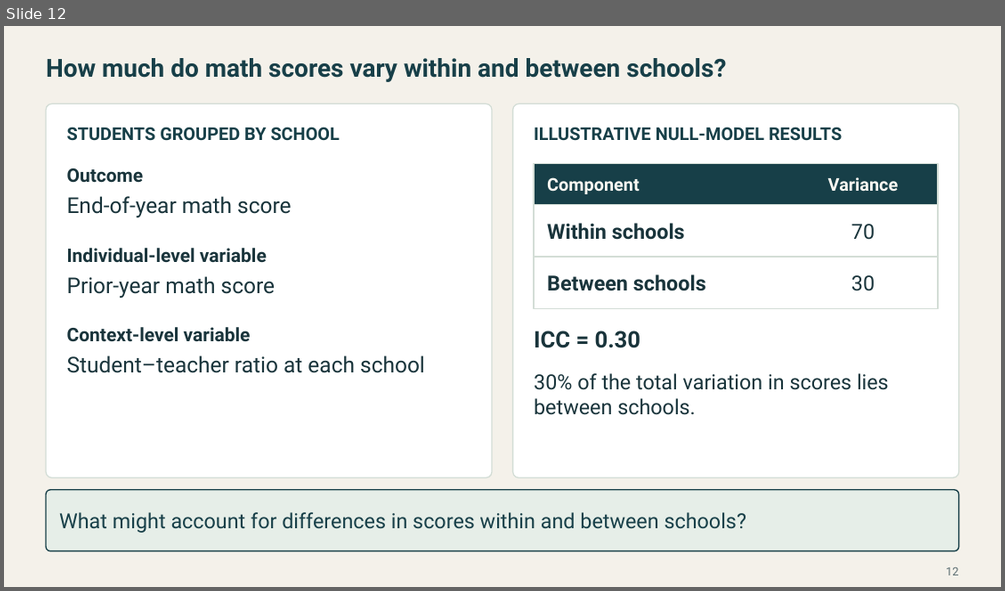
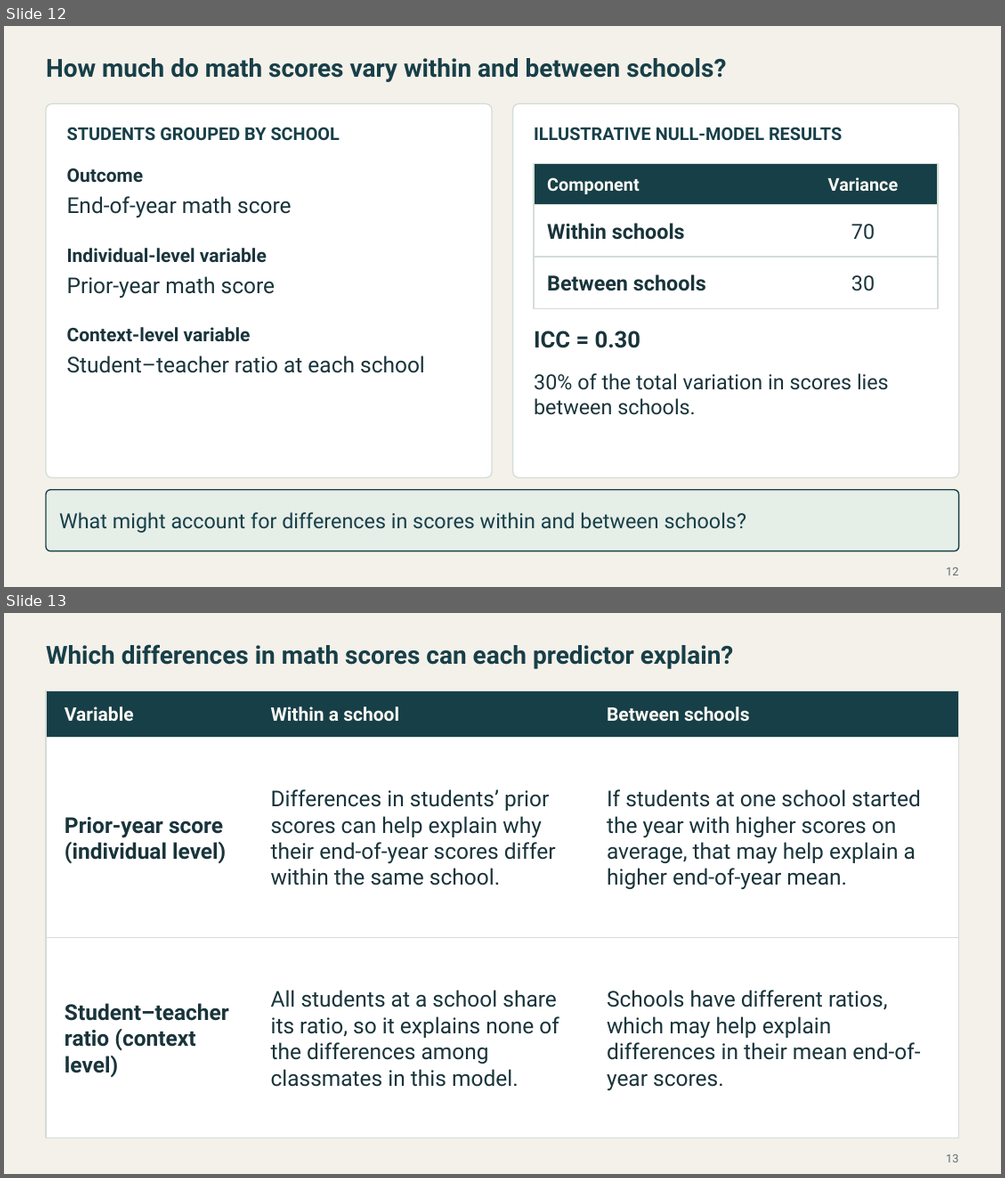
Before and after one commit to Postmus/BeyondMLR, a slide deck: lectures_2627/week3/Beyond_MLR_Week_3.pptx. Shown one above the other, each under a label of ours: slide 12 before the commit, slides 12 and 13 after it. The pictures are 1005x591 and 1005x1178 pixels, drawn with LibreOffice and Linux fonts; fonts in the diff are those of the drawing. Boxes give left, top, right and bottom in pixels: in the first picture for what was removed or moved away, otherwise in the second. Text is boxed around its words. In the diff, an @@ line names an element or a change of style, - is before the commit and + after.

```diff
--- a/lectures_2627/week3/Beyond_MLR_Week_3.pptx
+++ b/lectures_2627/week3/Beyond_MLR_Week_3.pptx
@@ slide 13 added at <box>4,613,1001,1174</box>, background #F4F1EA @@
@@ text added at <box>46,644,734,669</box>, 24 pt, text #173F48, bold @@
+Which differences in math scores can each predictor explain?
@@ rectangle added at <box>46,690,959,737</box>, fill #173F48, outline #D3DDD6 1.1 pt @@
@@ text added at <box>65,706,134,721</box>, 18 pt, text #FAF8F2, bold @@
+Variable
@@ text added at <box>271,706,399,721</box>, 18 pt, text #FAF8F2, bold @@
+Within a school
@@ text added at <box>607,706,750,722</box>, 18 pt, text #FAF8F2, bold @@
+Between schools
@@ rectangle added at <box>46,737,959,938</box>, fill #FFFFFF, outline #D3DDD6 1.1 pt @@
@@ text added at <box>271,789,556,885</box>, 21 pt, text #19343B @@
+Differences in students’ prior scores can help explain why their end-of-year scores differ within the same school.
@@ text added at <box>607,789,921,890</box>, 21 pt, text #19343B @@
+If students at one school started the year with higher scores on average, that may help explain a higher end-of-year mean.
@@ text added at <box>65,817,226,863</box>, 21 pt, text #19343B, bold @@
+Prior-year score (individual level)
@@ rectangle added at <box>46,938,959,1138</box>, fill #FFFFFF, outline #D3DDD6 1.1 pt @@
@@ text added at <box>65,1003,229,1077</box>, 21 pt, text #19343B, bold @@
+Student–teacher ratio (context level)
@@ text added at <box>271,989,558,1086</box>, 21 pt, text #19343B @@
+All students at a school share its ratio, so it explains none of the differences among classmates in this model.
@@ text added at <box>607,989,920,1090</box>, 21 pt, text #19343B @@
+Schools have different ratios, which may help explain differences in their mean end-of-year scores.
@@ page number added at <box>946,1154,958,1162</box>, 11 pt, text #5C6E72 @@
+13
```
Also in this commit, not shown: 11 slides changed, 1 slide removed, 13 other files.
